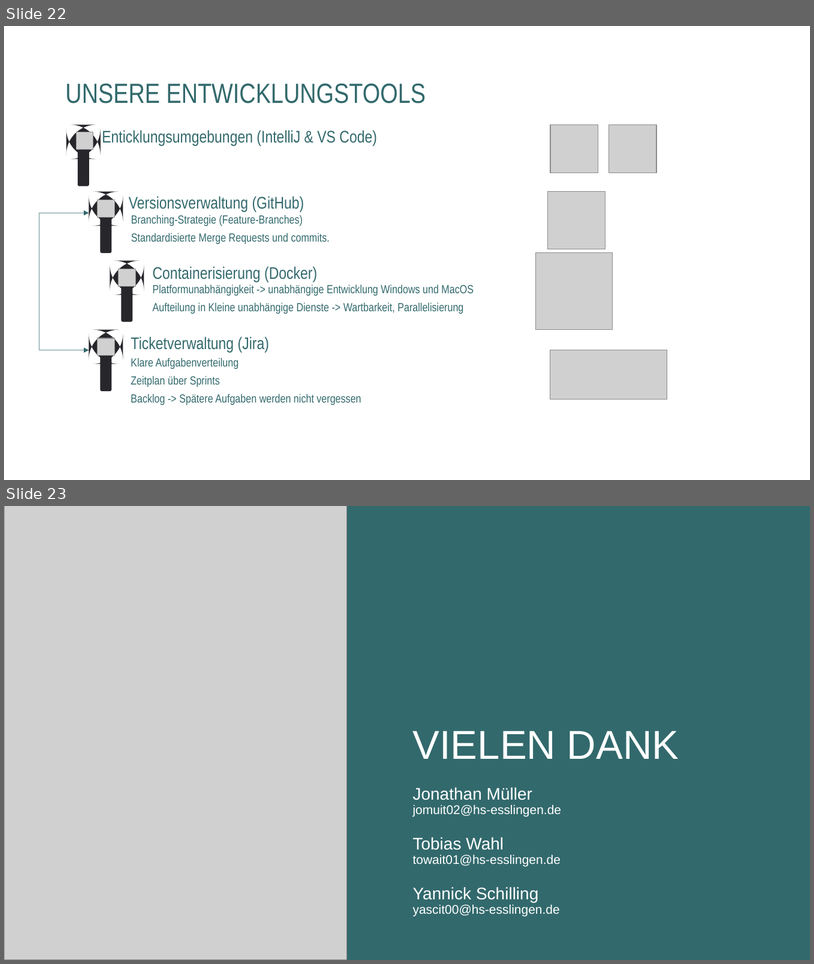
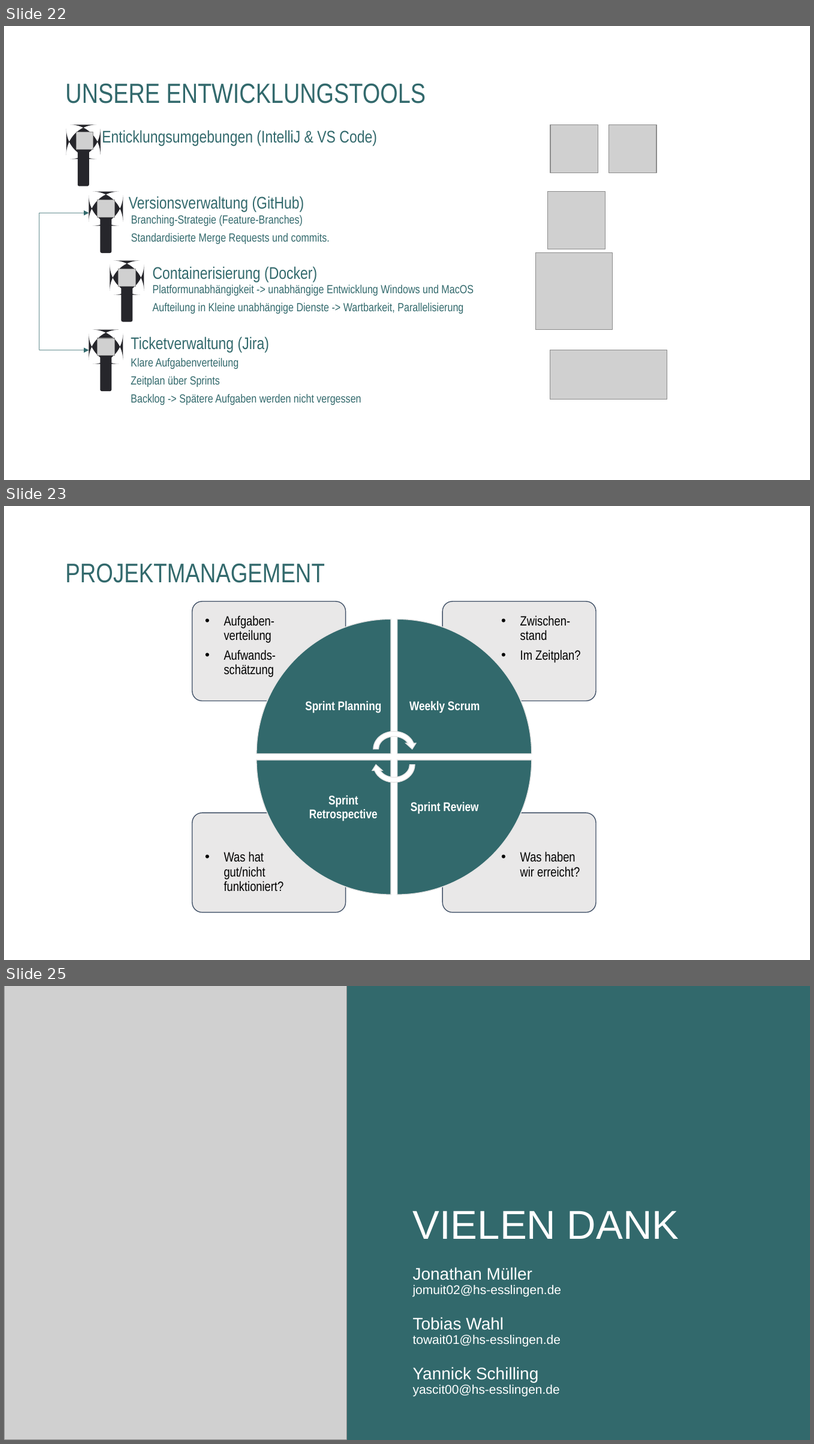
Before and after one commit to Fiusa21/eVisitenkarte, a slide deck: Zwischenpräsi.odp. Shown one above the other, each under a label of ours: slides 22 and 23 before the commit, slides 22, 23 and 25 after it; the slides between them are not shown. The pictures are 814x964 and 814x1444 pixels, drawn with LibreOffice and Linux fonts; fonts in the diff are those of the drawing; grey boxes stand for pictures; background and template pictures are left out. Boxes give left, top, right and bottom in pixels: in the first picture for what was removed or moved away, otherwise in the second. Text is boxed around its words. In the diff, an @@ line names an element or a change of style, - is before the commit and + after.

```diff
--- a/Zwischenpräsi.odp
+++ b/Zwischenpräsi.odp
@@ slide 23 added at (4,506,810,960), background #FFFFFF @@
@@ title added at (65,563,324,583), 32 pt, text #32696C @@
+PROJEKTMANAGEMENT
@@ group added at (192,601,596,912): 10 freeform shapes @@
+  • Was haben wir erreicht?
+  • Was hat gut/nicht funktioniert?
+  • Zwischen-stand
+  • Im Zeitplan?
+  • Aufgaben-verteilung
+  • Aufwands-schätzung
+Sprint Planning
+Weekly Scrum
+Sprint Review
+Sprint Retrospective
@@ what was slide 23 is now slide 25 @@
```
Also in this commit, not shown: 1 other slide added.
